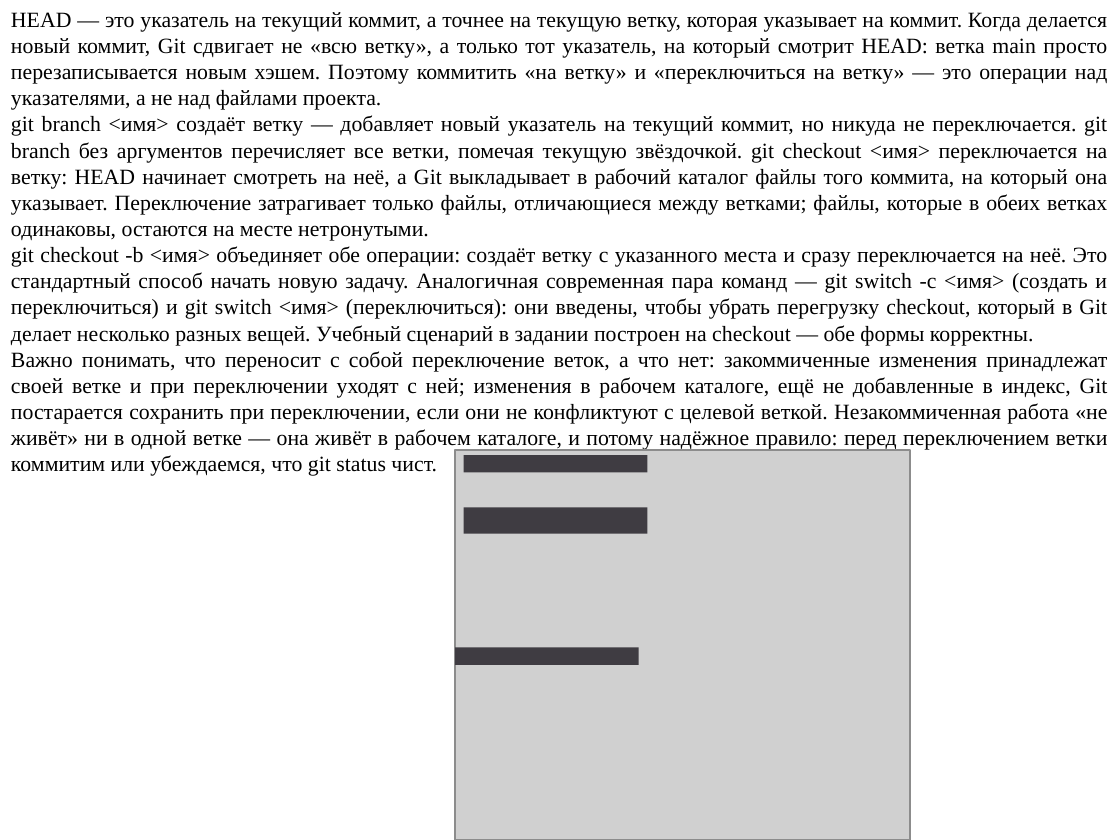
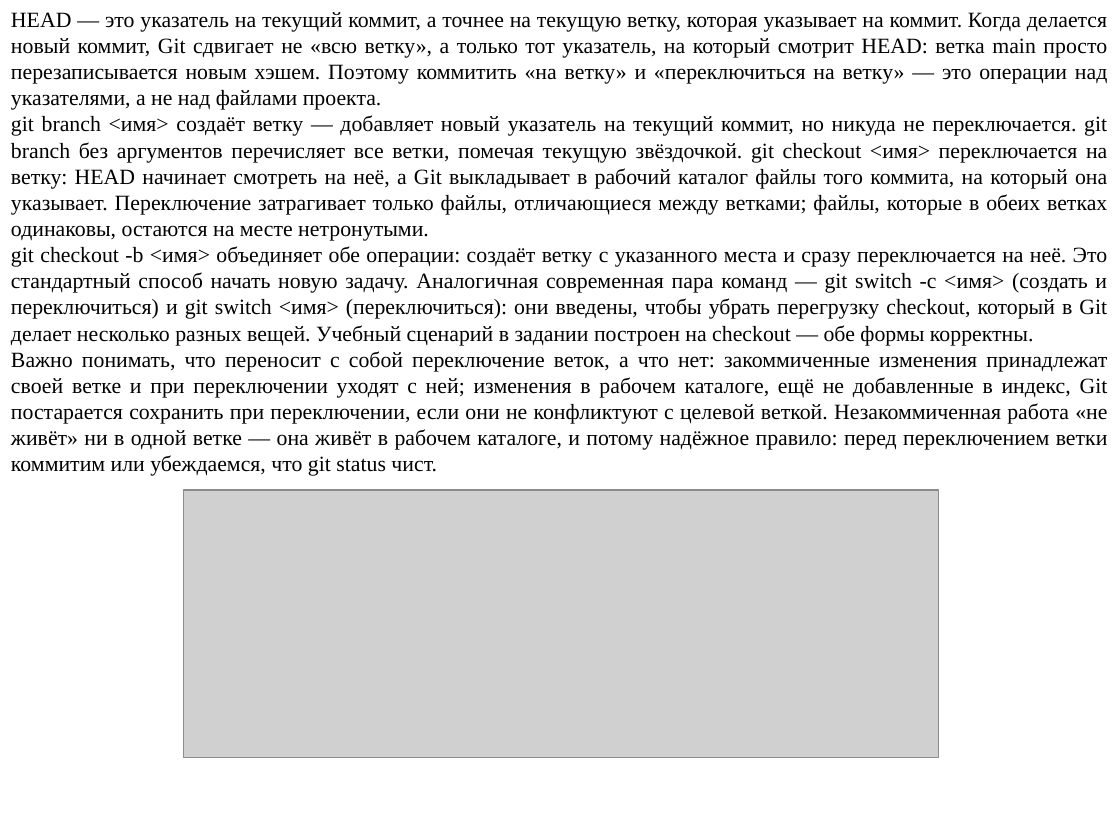
Before and after one commit to mbdatateach/site, a slide deck: slide 13 of УК/практики/УК практика 4.pptx (slide 12 before the commit). Drawn at 1120x840 pixels with LibreOffice and Linux fonts; fonts in the diff are those of the drawing; grey boxes stand for pictures. Boxes give left, top, right and bottom in pixels: in the first picture for what was removed or moved away, otherwise in the second. Text is boxed around its words. In the diff, an @@ line names an element or a change of style, - is before the commit and + after.

```diff
--- a/УК/практики/УК практика 4.pptx
+++ b/УК/практики/УК практика 4.pptx
@@ picture added at (184,491,939,758) @@
@@ group removed at (455,450,909,840): 3 rectangles, 1 picture @@
```
Also in this commit, not shown: 9 other slides changed, 1 slide added, 11 other files.
